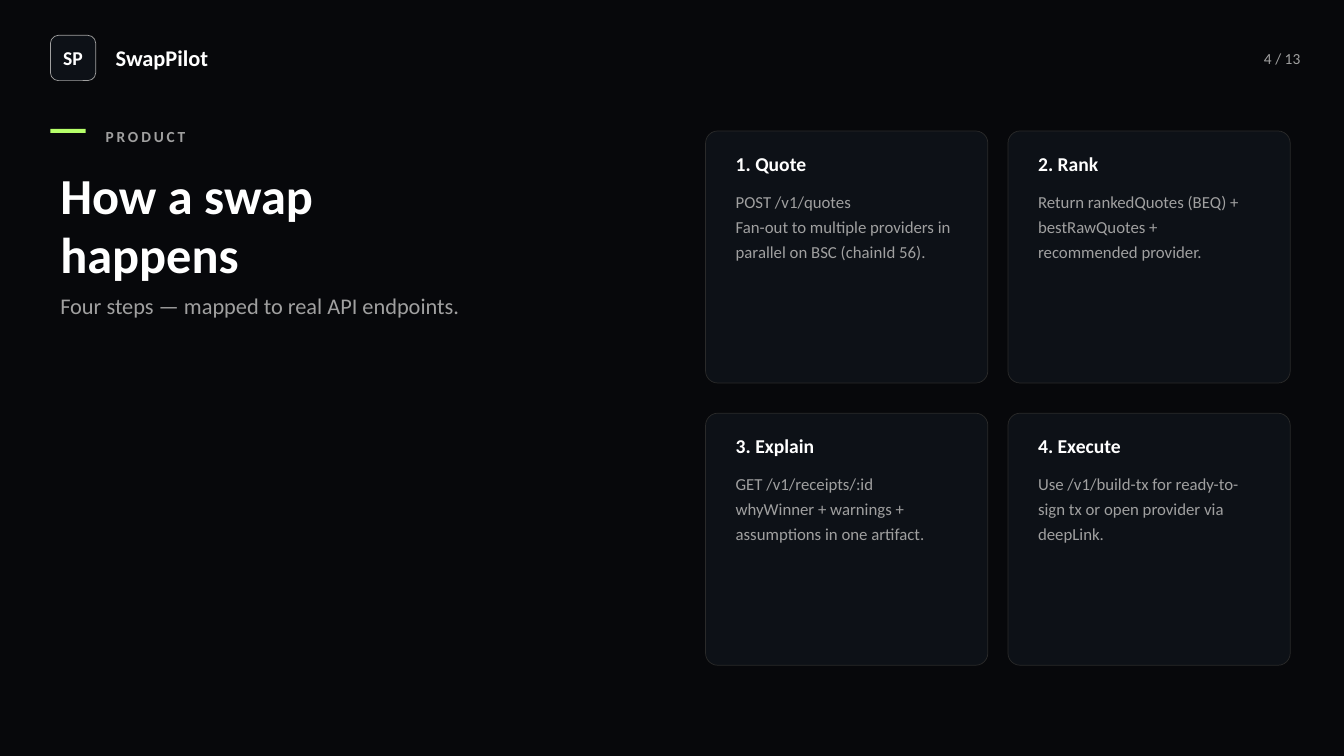
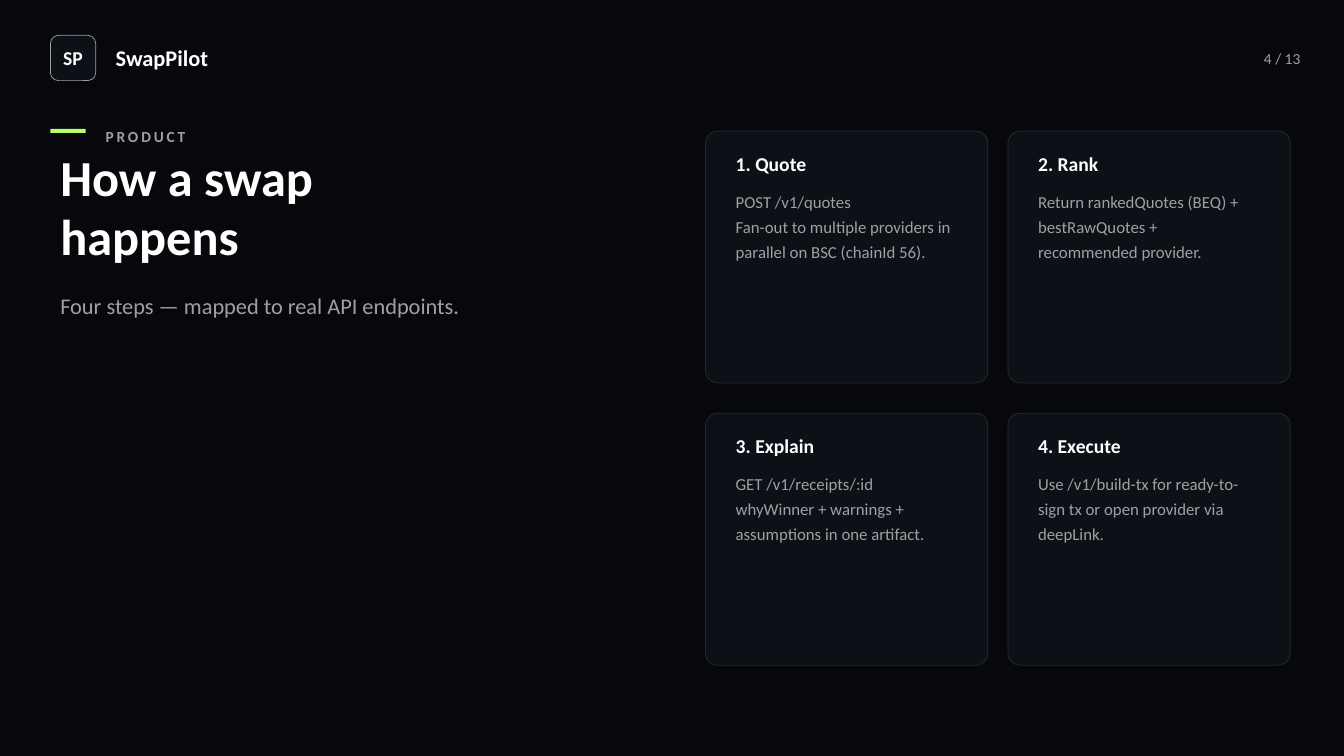
Before and after one commit to BacBacta/SwapPilot, a slide deck: slide 4 of pitch-deck/SwapPilot-Professional-PitchDeck.pptx. Drawn at 1344x756 pixels with LibreOffice and Linux fonts; fonts in the diff are those of the drawing. Boxes give left, top, right and bottom in pixels: in the first picture for what was removed or moved away, otherwise in the second. Text is boxed around its words. In the diff, an @@ line names an element or a change of style, - is before the commit and + after.

```diff
--- a/pitch-deck/SwapPilot-Professional-PitchDeck.pptx
+++ b/pitch-deck/SwapPilot-Professional-PitchDeck.pptx
@@ text "How a swap": place and size @@
-text "How a swap" at [60, 181, 313, 281]
+text "How a swap" at [60, 163, 313, 263]
```
Also in this commit, not shown: 9 other slides changed, 2 other files.
